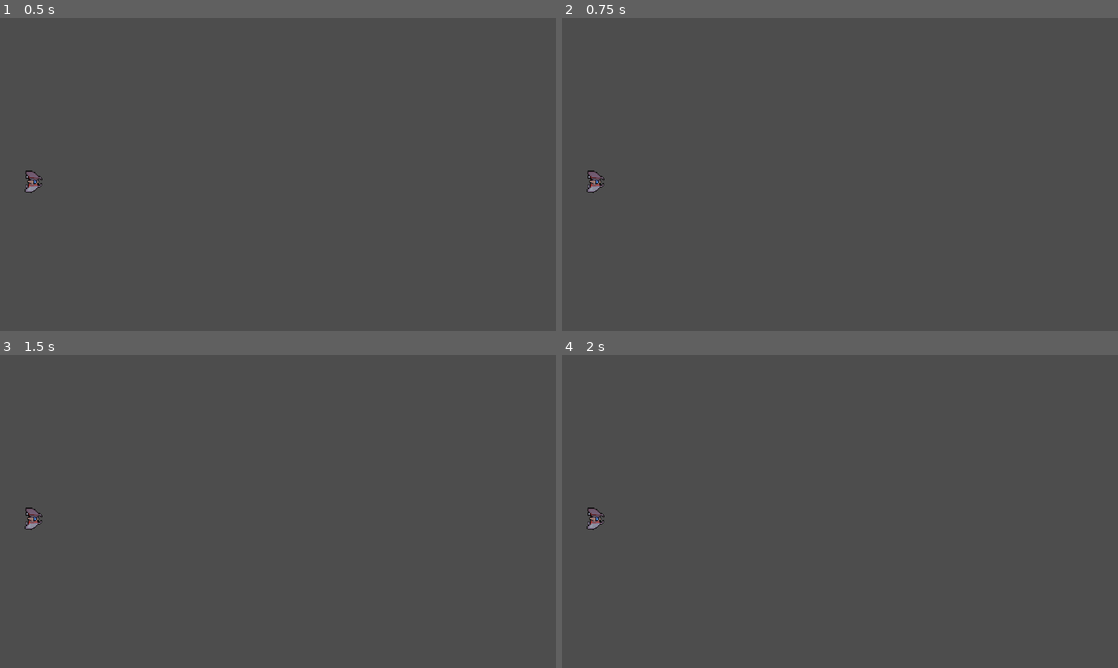
Above: before the commit, frames 1-4 (two rows, left to right).
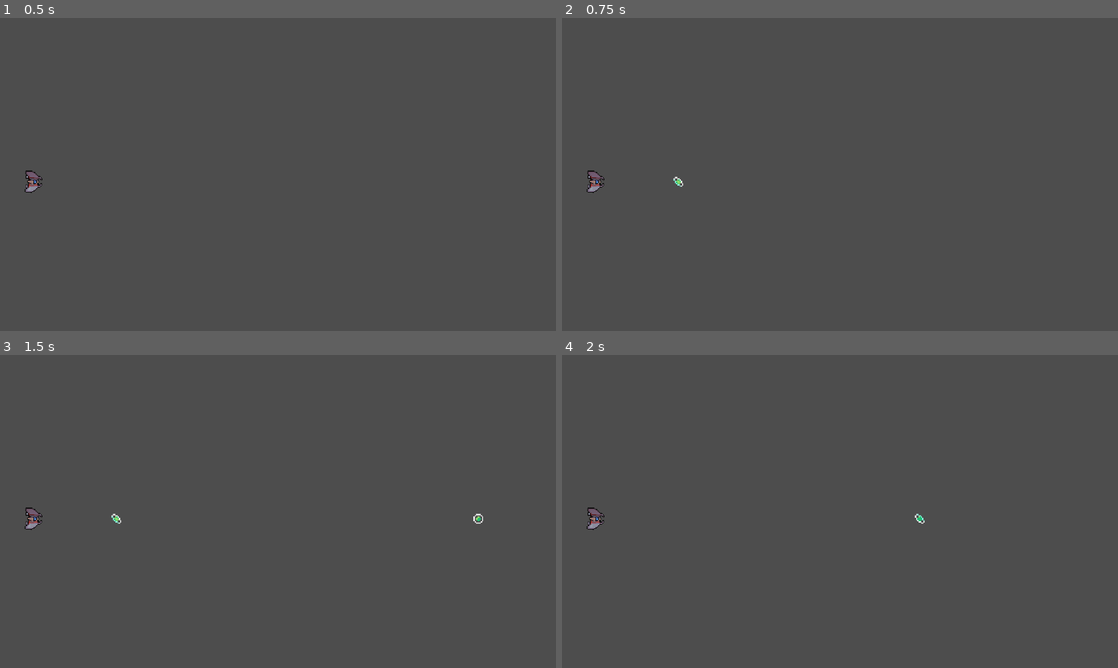
Above: after the commit, the same moments.

Repository: ripterdust/spaceshipGame
Game: Godot game, scene res://game.tscn
Same seed, same stepped clock (60 frames per second), same inputs: the game is played once before the commit and once after it.
Inputs:
- Up to frame 1 (0.5 s): no input
- Up to frame 2 (0.75 s): tap Enter at 0.5 s; tap A (ui_a, bound only after the commit) at 0.6 s
- Up to frame 3 (1.5 s): tap Space at 1.25 s; tap A (ui_a, bound only after the commit) at 1.35 s
- Up to frame 4 (2 s): no input

Frame 1 is identical in both runs. In frame 2, less than 0.1% of the frame differs, in the area x 20-22%, y 50-54%; in frame 3, less than 0.1%, in the area x 20-87%, y 50-54%; in frame 4, less than 0.1%.

Commit message:
master, Added bullet shooting

Diff:
--- a/Player/Bullets/Bullet.gd
+++ b/Player/Bullets/Bullet.gd
@@ -1,11 +1,9 @@
 extends Area2D
+class_name Bullet
 
+var speed := 1000
 
-# Called when the node enters the scene tree for the first time.
-func _ready():
-	pass # Replace with function body.
+func _process(delta):
+	var new_position = position + Vector2(1, 0) * speed * delta
 
-
-# Called every frame. 'delta' is the elapsed time since the previous frame.
-func _process(delta):
-	pass
+	position = new_position
--- a/Player/Bullets/Bullet.tscn
+++ b/Player/Bullets/Bullet.tscn
@@ -1,5 +1,6 @@
-[gd_scene load_steps=12 format=3 uid="uid://w81ekkfmvbjs"]
+[gd_scene load_steps=13 format=3 uid="uid://w81ekkfmvbjs"]
 
+[ext_resource type="Script" path="res://Player/Bullets/Bullet.gd" id="1_rvrm2"]
 [ext_resource type="Texture2D" uid="uid://djen867q82l6j" path="res://Assets/Nautolan/Weapon Effects - Projectiles/PNGs/Nautolan - Spinning Bullet.png" id="1_t5hpg"]
 
 [sub_resource type="AtlasTexture" id="AtlasTexture_hjiel"]
@@ -70,12 +71,14 @@
 radius = 4.0
 
 [node name="Bullet" type="Area2D"]
+scale = Vector2(2.5, 2.5)
+script = ExtResource("1_rvrm2")
 
 [node name="AnimatedSprite2D" type="AnimatedSprite2D" parent="."]
 sprite_frames = SubResource("SpriteFrames_re2r7")
 animation = &"Idle"
 autoplay = "Idle"
-frame_progress = 0.684396
+frame_progress = 0.527264
 
 [node name="CollisionShape2D" type="CollisionShape2D" parent="."]
 shape = SubResource("CircleShape2D_uxiem")
--- a/Player/Player.gd
+++ b/Player/Player.gd
@@ -1,7 +1,19 @@
 extends CharacterBody2D
 
 const SPEED = 300.0
+const bullet_scene := preload('res://Player/Bullets/Bullet.tscn')
 
+func shoot(event):
+	if Input.is_action_just_pressed("ui_a") and event is InputEventKey:
+		var bullet := bullet_scene.instantiate()
+
+		bullet.global_position = global_position + Vector2(40, 0)
+		get_parent().add_child(bullet)
+
+func center_player():
+	var screen_size := get_viewport_rect().size
 func _ready():
-	var node := $"."
-	var screen_size := get_viewport_rect().size
+	center_player()
+
+func _input(event):
+	shoot(event)
--- a/project.godot
+++ b/project.godot
@@ -18,6 +18,19 @@
 
 window/stretch/mode="viewport"
 
+[input]
+
+ui_space_bar={
+"deadzone": 0.5,
+"events": [Object(InputEventKey,"resource_local_to_scene":false,"resource_name":"","device":-1,"window_id":0,"alt_pressed":false,"shift_pressed":false,"ctrl_pressed":false,"meta_pressed":false,"pressed":false,"keycode":0,"physical_keycode":32,"key_label":0,"unicode":32,"echo":false,"script":null)
+]
+}
+ui_a={
+"deadzone": 0.5,
+"events": [Object(InputEventKey,"resource_local_to_scene":false,"resource_name":"","device":-1,"window_id":0,"alt_pressed":false,"shift_pressed":false,"ctrl_pressed":false,"meta_pressed":false,"pressed":false,"keycode":0,"physical_keycode":65,"key_label":0,"unicode":97,"echo":false,"script":null)
+]
+}
+
 [rendering]
 
 textures/canvas_textures/default_texture_filter=0
